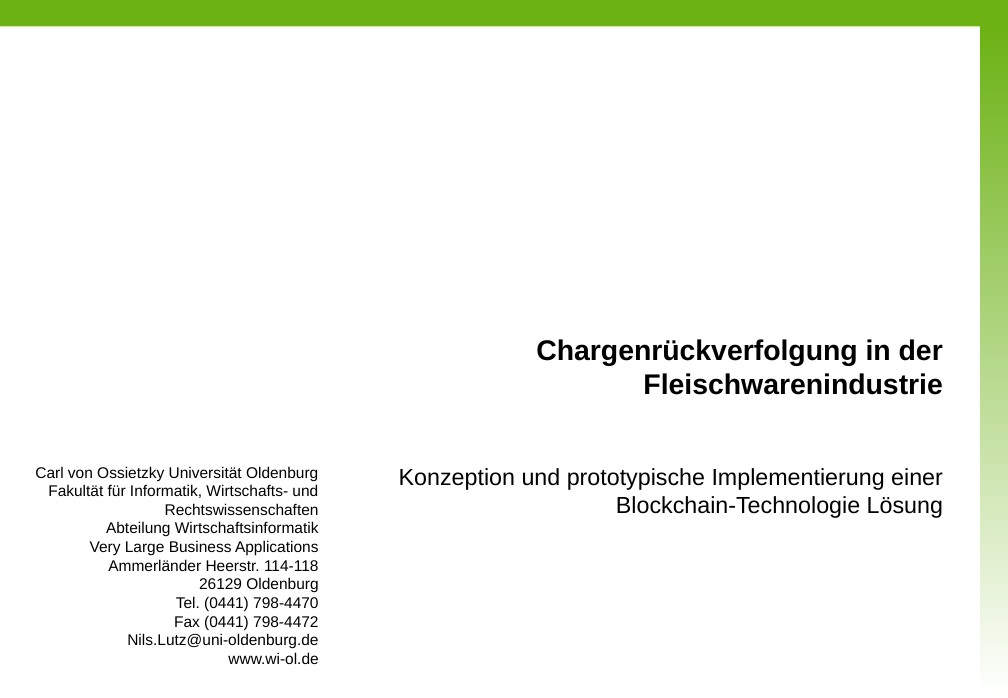
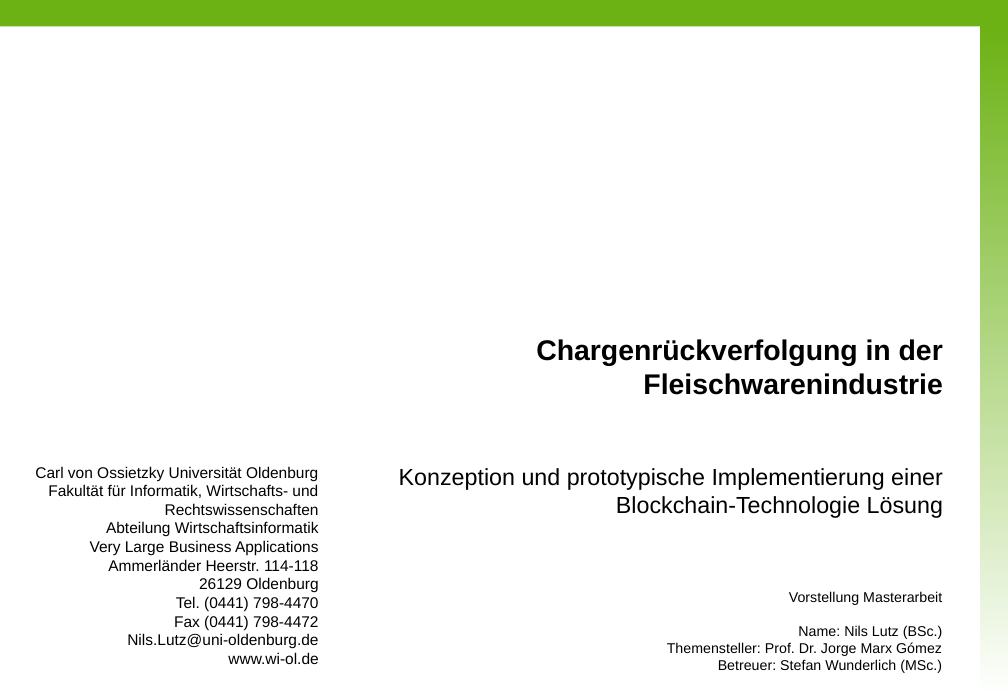
Before and after one commit to nimble-123/masterthesis, a slide deck: slide 1 of presentations/Proposal.pptx. Drawn at 1008x698 pixels with LibreOffice and Linux fonts; fonts in the diff are those of the drawing; background and template pictures are left out. Boxes give left, top, right and bottom in pixels: in the first picture for what was removed or moved away, otherwise in the second. Text is boxed around its words. In the diff, an @@ line names an element or a change of style, - is before the commit and + after.

```diff
--- a/presentations/Proposal.pptx
+++ b/presentations/Proposal.pptx
@@ text added at [667, 591, 943, 673], 11 pt, text #000000 @@
+Vorstellung Masterarbeit
+Name: Nils Lutz (BSc.)
+Themensteller: Prof. Dr. Jorge Marx Gómez
+Betreuer: Stefan Wunderlich (MSc.)
```
Also in this commit, not shown: 1 other slide changed.
